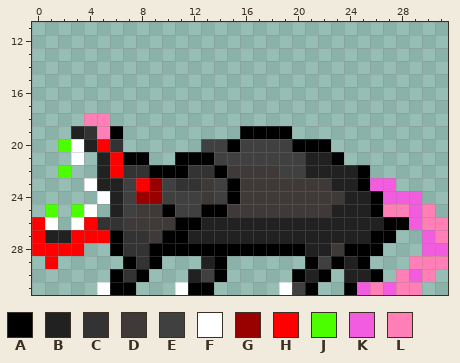
Pixel-art sprite, stored at assets/tiles/rattack2.png. This is how it looked before the edit.
The file is 32x32 pixels. Colours within 5 levels of each other are drawn and written as one. Shown: x 0..31, y 11..31.
Palette (. is transparent): A #000000  B #212121  C #333333  D #3f3a38  E #404040  F #ffffff  G #990000  H #ff0000  J #4cff00  K #f25cde  L #ff7fb6
Pixels before, first column x 0:
18 ....LL..........................
19 ...BCLA.........AAAA............
20 ..JFBHC......EEAEEEEAAA.........
21 ...F.BHAA..AAAEEEEEEEBBA........
22 ..J..BHCCAAACCADDDDEEBBBBA......
23 ....FBBEHGECCDEADDDDDDDBBAKK....
24 .....FBEGGEEEDEADDDDDDDDBBAKKK..
25 .J.JF.BEDDAEEAADDDDDDDDBBBALLKL.
26 HF.FHCCDDDDAABBBBBBBBBBBBBBAAKLL
27 HBBHHHACCDAABBBBBBBBBBBBBBAA..KL
28 HHHH..ACCAAAAAAAAAAAABBDAAA...KK
29 .H.....ACA...BA......AEABA...LLL
30 ......ACA...BEA.....ABA.BBA.LKL.
31 .....FAA...FAA.....FEA..AKLKLL..
Once edited:
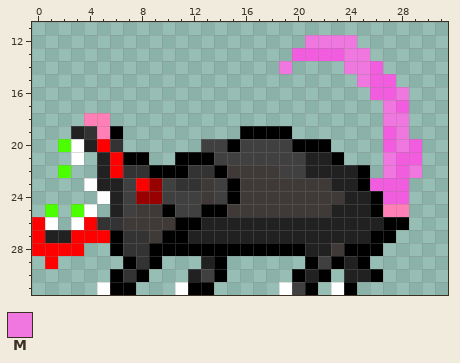
Colours new in this view: M #ef77df
Diff:
{"y":12,"x":21,"old":"....","new":"MMMM"}
{"y":13,"x":20,"old":"......","new":"KKKKMM"}
{"y":14,"x":19,"old":".","new":"M"}
{"y":14,"x":24,"old":"...","new":"MMK"}
{"y":15,"x":25,"old":"...","new":"MKK"}
{"y":16,"x":26,"old":"...","new":"KKM"}
{"y":17,"x":27,"old":"..","new":"MK"}
{"y":18,"x":27,"old":"..","new":"MM"}
{"y":19,"x":27,"old":"..","new":"KM"}
{"y":20,"x":27,"old":"...","new":"KMK"}
{"y":21,"x":27,"old":"...","new":"MKK"}
{"y":22,"x":27,"old":"...","new":"MKM"}
{"y":23,"x":28,"old":".","new":"K"}
{"y":24,"x":29,"old":"K","new":"."}
{"y":25,"x":29,"old":"KL","new":".."}
{"y":26,"x":29,"old":"KLL","new":"..."}
{"y":27,"x":30,"old":"KL","new":".."}
{"y":28,"x":30,"old":"KK","new":".."}
{"y":29,"x":29,"old":"LLL","new":"..."}
{"y":30,"x":28,"old":"LKL","new":"..."}
{"y":31,"x":23,"old":".","new":"F"}
{"y":31,"x":25,"old":"KLKLL","new":"....."}
{"label":"changed","picture_box":[279,35,448,295]}
